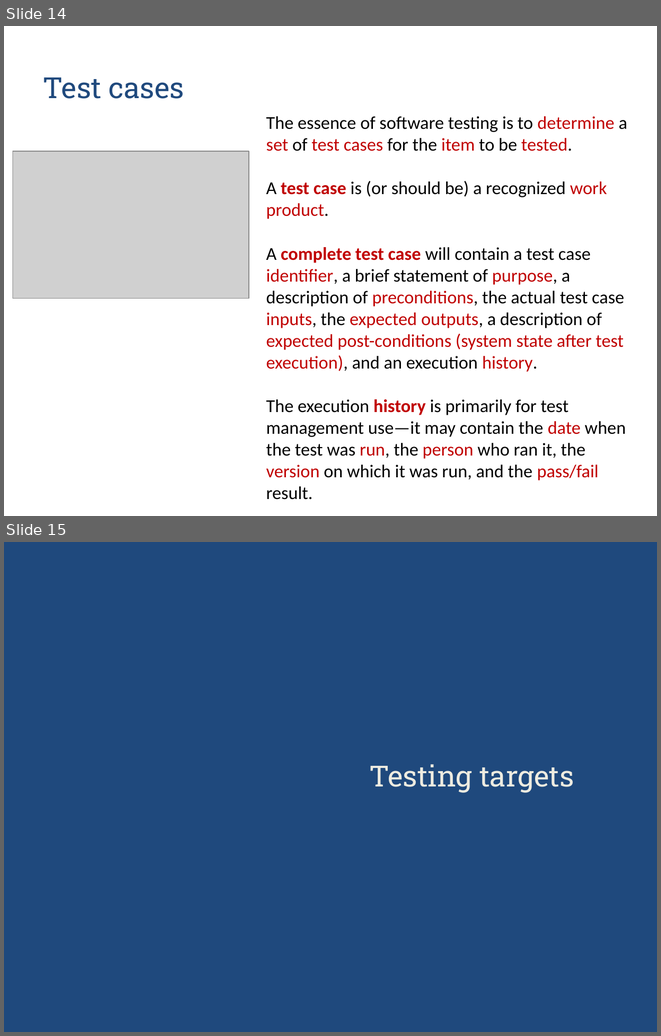
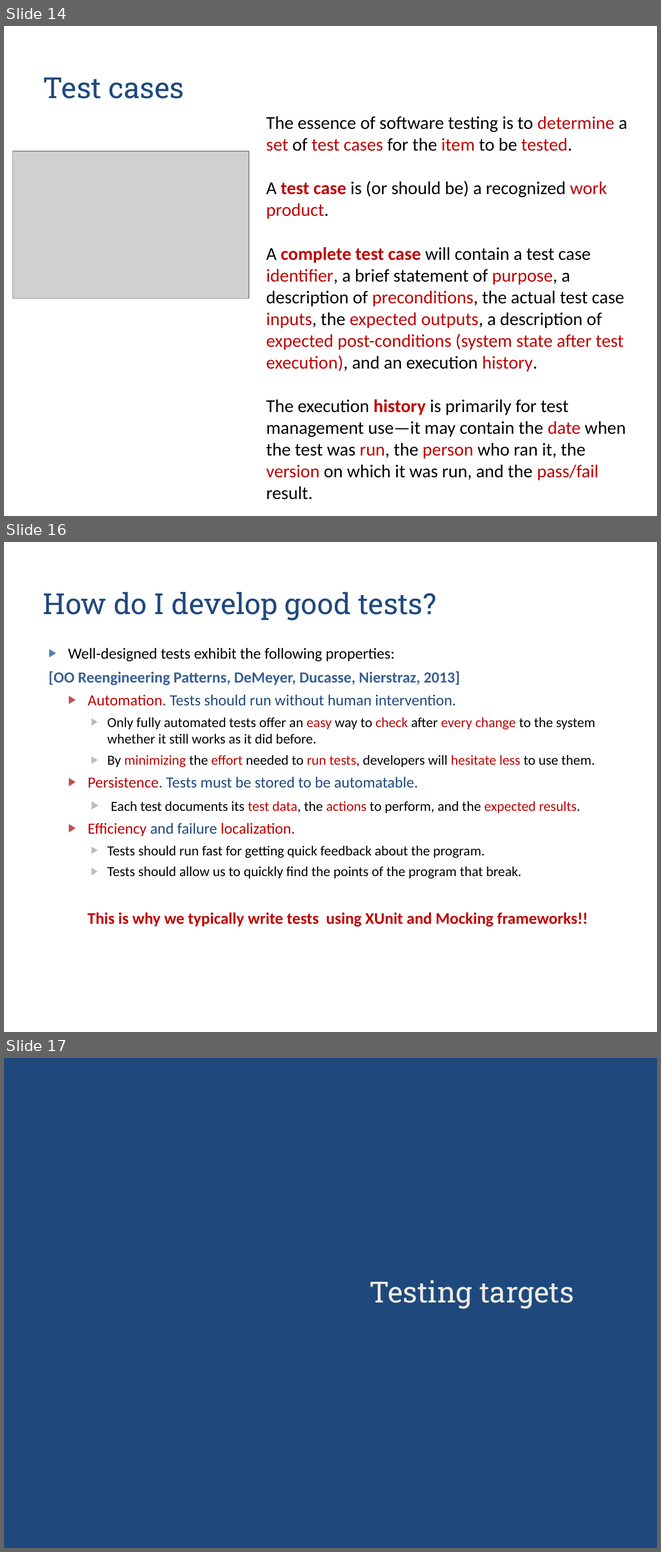
Before and after one commit to zarras/myy803-slides, a slide deck: 6-SoftEng-Testing.ppt. Shown one above the other, each under a label of ours: slides 14 and 15 before the commit, slides 14, 16 and 17 after it; the slides between them are not shown. The pictures are 661x1036 and 661x1552 pixels, drawn with LibreOffice and Linux fonts; fonts in the diff are those of the drawing; grey boxes stand for pictures. Boxes give left, top, right and bottom in pixels: in the first picture for what was removed or moved away, otherwise in the second. Text is boxed around its words. In the diff, an @@ line names an element or a change of style, - is before the commit and + after.

Commit message:
new version of test slides

```diff
--- a/6-SoftEng-Testing.ppt
+++ b/6-SoftEng-Testing.ppt
@@ slide 16 added at [4,542,657,1032], background #FFFFFF @@
@@ title added at [43,592,436,620], 32 pt, text #1F497D @@
+How do I develop good tests?
@@ text added at [49,647,595,927], 15.3 pt, text #000000 @@
+▶ Well-designed tests exhibit the following properties:
+[OO Reengineering Patterns, DeMeyer, Ducasse, Nierstraz, 2013]
+  ▶ Automation. Tests should run without human intervention.
+    ▶ Only fully automated tests offer an easy way to check after every change to the system whether it still works as it did before.
+    ▶ By minimizing the effort needed to run tests, developers will hesitate less to use them.
+  ▶ Persistence. Tests must be stored to be automatable.
+    ▶ Each test documents its test data, the actions to perform, and the expected results.
+  ▶ Efficiency and failure localization.
+    ▶ Tests should run fast for getting quick feedback about the program.
+    ▶ Tests should allow us to quickly find the points of the program that break.
+  This is why we typically write tests using XUnit and Mocking frameworks!!
@@ what was slide 15 is now slide 17 @@
```
Also in this commit, not shown: 4 slides changed, 5 other slides added, 14 slides removed, 1 other file.
